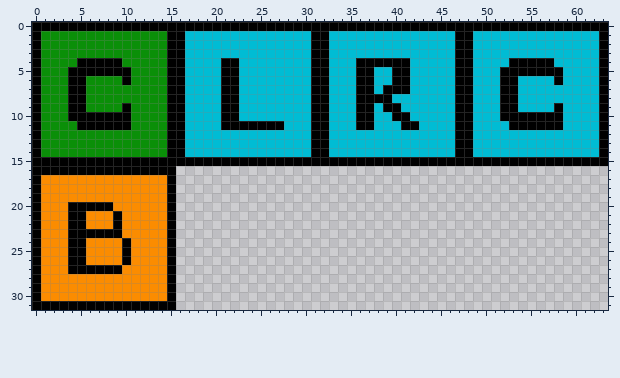
One commit to this pixel-art sprite: android/assets/templates/templateTiles.png. The first picture shows the starting point.
The file is 128x64 pixels, drawn in blocks of 2x2; one block is one cell here.
The result:
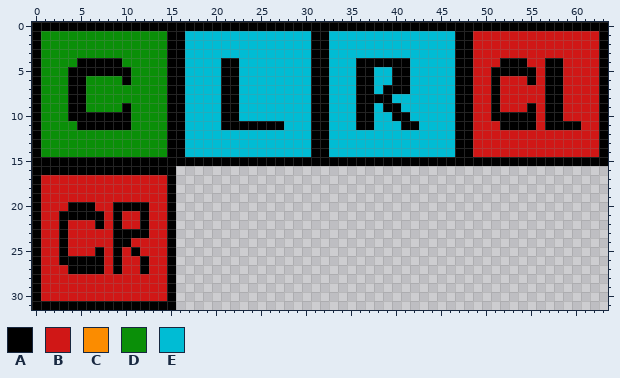
Palette (. is transparent): A #000000  B #d01716  C #fb8c00  D #0a8f08  E #00bcd4
Change:
The author changed colour C to colour A in row 20 at x 9 to 12; in row 21 at x 3, 6 to 7 and 12; in row 22 at x 3, 7 and 12; in row 23 at x 3 and 10 to 12; in row 24 at x 3 and 9; in row 25 at x 3, 7, 9 and 11.
The author changed colour C to colour A in row 26 at x 3, 6 to 7, 9 and 12; in row 27 at x 12.
The author changed colour E to colour A in row 4 at x 52 and 58; in row 5 at x 51; in row 6 at x 51, 55 and 57; in rows 7 to 8 at x 51 and 57 to 58; in row 9 at x 51, 55 and 57; in row 10 at x 51.
The author changed colour E to colour A in row 11 at x 52 and 59 to 60.
The author changed colour A to colour B in row 4 at x 55 to 56; in row 5 at x 56; in rows 6 to 9 at x 52 to 53; in rows 10 to 11 at x 56; in row 20 at x 7 to 8; in row 22 at x 4 to 5.
The author changed colour A to colour B in row 23 at x 4 to 8; in row 24 at x 4 to 5; in row 25 at x 4 to 5 and 10; in row 26 at x 10; in row 27 at x 8.
The author changed colour C to colour B in rows 17 to 19 at x 1 to 14; in row 20 at x 1 to 3 and 13 to 14; in row 21 at x 1 to 2, 8, 10 to 11 and 13 to 14; in row 22 at x 1 to 2, 6, 8, 10 to 11 and 13 to 14; in row 23 at x 1 to 2 and 13 to 14; in row 24 at x 1 to 2, 6 to 8 and 11 to 14.
The author changed colour C to colour B in row 25 at x 1 to 2, 6, 8 and 12 to 14; in row 26 at x 1 to 2, 8, 11 and 13 to 14; in row 27 at x 1 to 3, 10 to 11 and 13 to 14; in rows 28 to 30 at x 1 to 14.
The author changed colour E to colour B in rows 1 to 3 at x 49 to 62; in row 4 at x 49 to 51 and 59 to 62; in row 5 at x 49 to 50 and 59 to 62; in row 6 at x 49 to 50, 54, 56 and 59 to 62; in rows 7 to 8 at x 49 to 50, 54 to 56 and 59 to 62; in row 9 at x 49 to 50, 54, 56 and 59 to 62.
The author changed colour E to colour B in row 10 at x 49 to 50 and 59 to 62; in row 11 at x 49 to 51 and 61 to 62; in rows 12 to 14 at x 49 to 62.
Pixel boxes of the changes (left, top, right, bottom) in both pictures:
changed: (473, 31, 599, 157)
changed: (41, 175, 167, 301)
